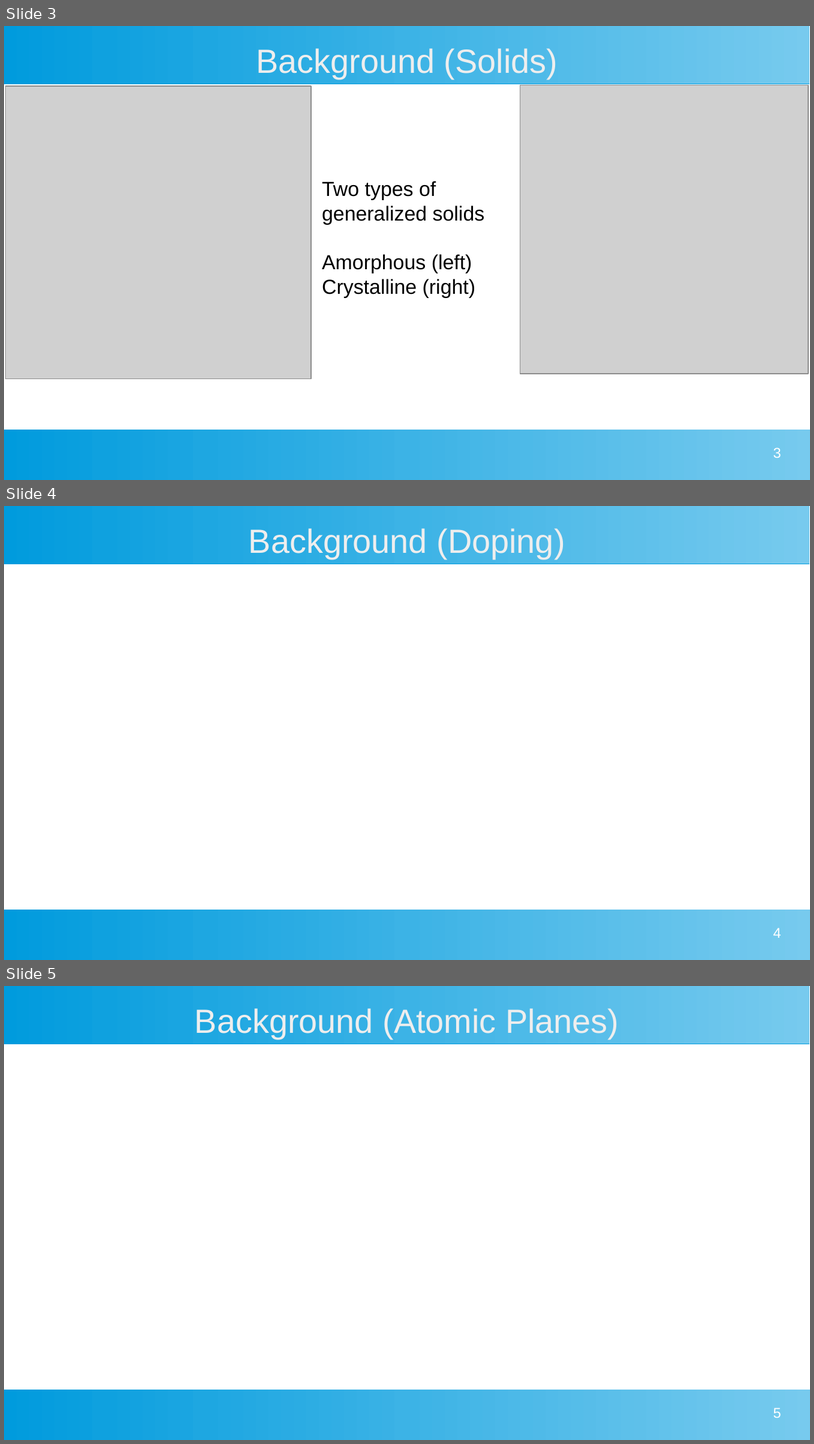
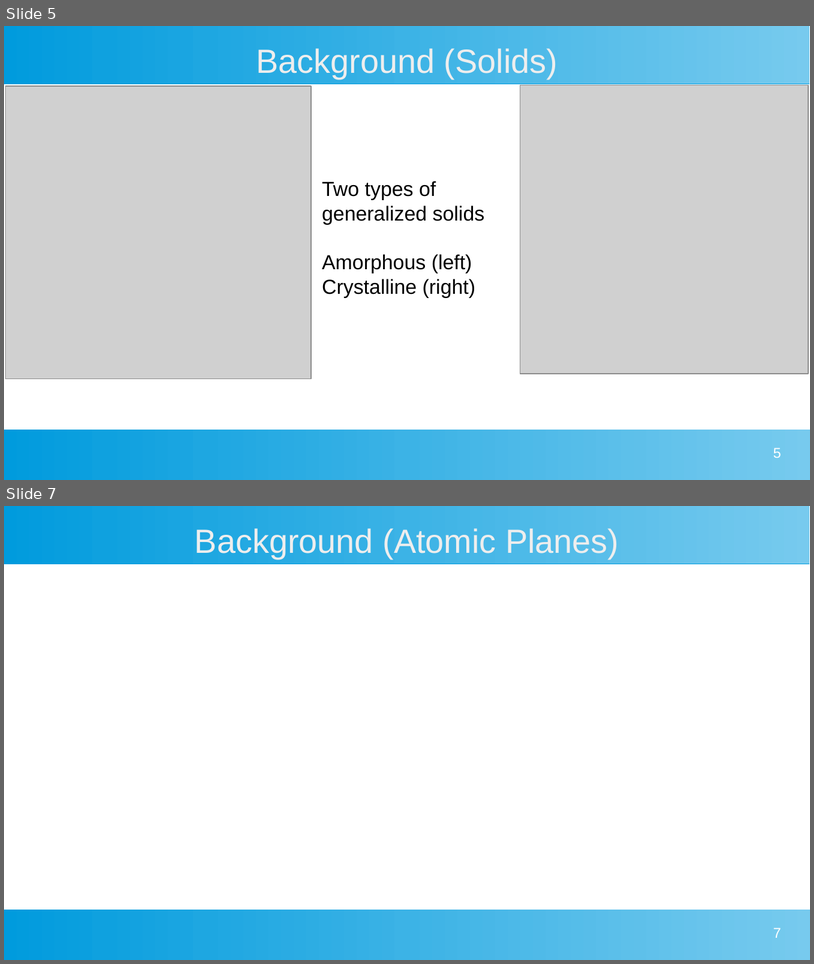
Before and after one commit to MarkS5001/GIXRD-Thesis, a slide deck: Thesis Defense Presentation.odp. Shown one above the other, each under a label of ours: slides 3, 4 and 5 before the commit, slides 5 and 7 after it; the slides between them are not shown. The pictures are 814x1444 and 814x964 pixels, drawn with LibreOffice and Linux fonts; fonts in the diff are those of the drawing; grey boxes stand for pictures. Boxes give left, top, right and bottom in pixels: in the first picture for what was removed or moved away, otherwise in the second. Text is boxed around its words. In the diff, an @@ line names an element or a change of style, - is before the commit and + after.

Commit message:
Added to definitions slide, and doping background slide

```diff
--- a/Thesis Defense Presentation.odp
+++ b/Thesis Defense Presentation.odp
@@ slide 4 removed at bbox=[4, 506, 810, 960], background #FFFFFF; not listed: 2 template elements that a slide beside it also shows @@
@@ title removed at bbox=[249, 528, 565, 559] @@
-Background (Doping)
@@ page number removed at bbox=[774, 927, 782, 937] @@
-4
@@ what was slide 3 is now slide 5 @@
@@ page number at bbox=[774, 447, 782, 457]: text changed @@
-3
+5
@@ what was slide 5 is now slide 7 @@
@@ page number at bbox=[774, 927, 782, 937]: text changed @@
-5
+7
```
Also in this commit, not shown: 1 slide changed, 4 slides added, 1 other slide removed.
